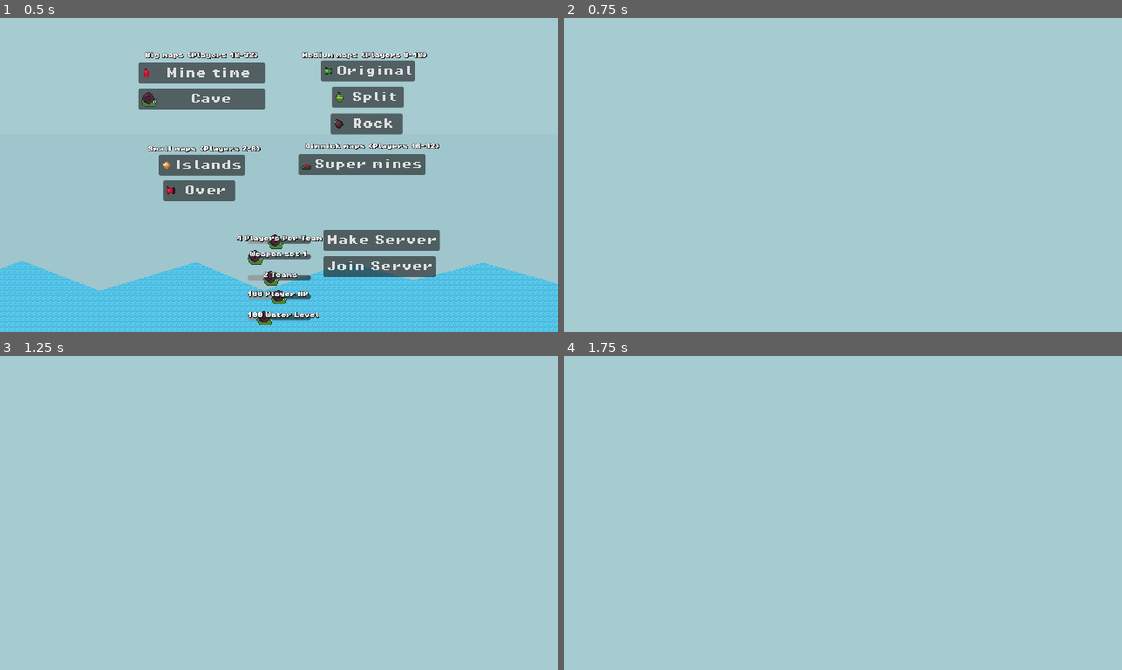
Above: before the commit, frames 1-4 (two rows, left to right).
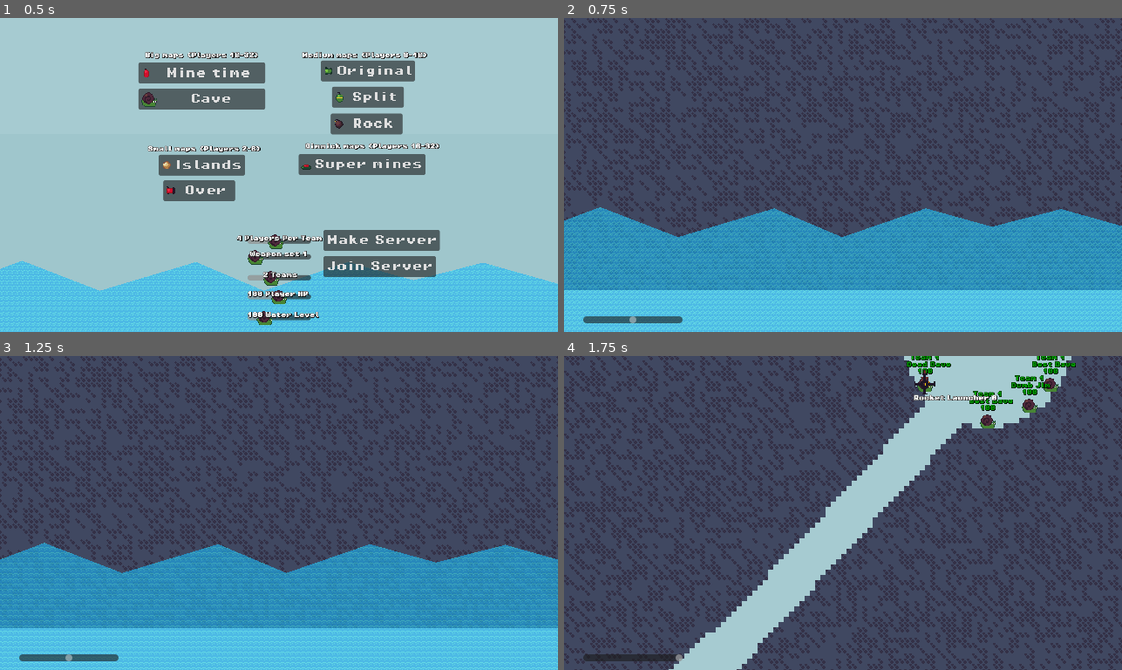
Above: after the commit, the same moments.

Repository: codingbanana21/Snail-Wars
Game: Godot game, scene res://scenes/main_menu.tscn
Same seed, same stepped clock (60 frames per second), same inputs: the game is played once before the commit and once after it.
Inputs (mouse positions are in pixels of both pictures, inside the frame that each line leads up to):
- Up to frame 1 (0.5 s): no input
- Up to frame 2 (0.75 s): click "Mine time" at 0.5 s
- Up to frame 3 (1.25 s): no input
- Up to frame 4 (1.75 s): tap Enter (skip) at 1.25 s; move the mouse to (965, 497) at 1.27 s; press the mouse at (965, 497) at 1.28 s; hold D (right) from 1.28 s (still down); tap W (jump) at 1.52 s

Frame 1 is identical in both runs. In frame 2, 100% of the frame differs, in the area x 0-100%, y 0-100%; in frame 3, 100%; in frame 4, 88%.

Commit message:
Singal player

Diff:
--- a/scripts/Globals.gd
+++ b/scripts/Globals.gd
@@ -6,9 +6,10 @@
 var number_of_teams: int = 2
 var player_hp: int = 100
 var water_level: int = -100
+var is_multiplayer: bool = false
 var wind: int = 0
 var teams_weapons: Array[Array]
-var map: String
+var map: String = "1m"
 
 
 @rpc("any_peer", "call_local", "reliable")
--- a/scripts/map.gd
+++ b/scripts/map.gd
@@ -18,7 +18,10 @@
 	multiplayer_spawner.spawn_function = add_player
 
 	if is_multiplayer_authority():
-		remote_id = multiplayer.get_peers()[0]
+		if Globals.is_multiplayer:
+			remote_id = multiplayer.get_peers()[0]
+		else:
+			remote_id = 1
 
 	Globals.team_turn = randi_range(0, Globals.number_of_teams)
 	image.texture = load("res://maps/map_"+Globals.map+".png")
--- a/scripts/menu.gd
+++ b/scripts/menu.gd
@@ -39,7 +39,7 @@
 	weapons_label.text = "Weapon set "+str(int(weapons_h_slider.value))
 
 
-func load_map(inputs: Dictionary = {"map":"m1"}):
+func load_map(inputs: Dictionary = {"multiplayer":false,"map":"m1"}):
 	Globals.map = inputs["map"]
 
 	if int(weapons_h_slider.value) == 1:
@@ -58,7 +58,12 @@
 	menu.hide()
 	Mouse.can_move = true
 	var map_file = preload("res://maps/map.tscn").instantiate()
-	return map_file
+
+	if inputs["multiplayer"]:
+		Globals.is_multiplayer = true
+		return map_file
+	else:
+		add_child(map_file)
 
 
 func _on_server_pressed() -> void:
@@ -66,7 +71,7 @@
 	multiplayer.multiplayer_peer = peer
 	multiplayer.peer_connected.connect(
 		func(_id):
-			multiplayer_spawner.spawn({"map":"m1"})
+			multiplayer_spawner.spawn({"multiplayer":true,"map":"m1"})
 	)
 
 
@@ -81,32 +86,31 @@
 
 
 func _on_b_1_button_pressed() -> void:
-	load_map({"map":"b1"})
+	load_map({"multiplayer":false,"map":"b1"})
 
 
-#func _on_m_1_button_pressed() -> void:
-	#load_map("m1")
-#
-#
-#func _on_m_2_button_pressed() -> void:
-	#load_map("m2")
-#
-#
-#func _on_b_2_button_pressed() -> void:
-	#load_map("b2")
-#
-#
-#func _on_m_3_button_pressed() -> void:
-	#load_map("m3")
-#
-#
-#func _on_s_1_button_pressed() -> void:
-	#load_map("s1")
-#
-#
-#func _on_s_2_button_pressed() -> void:
-	#load_map("s2")
-#
-#
-#func _on_g_1_button_pressed() -> void:
-	#load_map("g1")
+func _on_b_2_button_pressed() -> void:
+	load_map({"multiplayer":false,"map":"b2"})
+
+
+func _on_m_1_button_pressed() -> void:
+	load_map({"multiplayer":false,"map":"m1"})
+
+func _on_m_2_button_pressed() -> void:
+	load_map({"multiplayer":false,"map":"m2"})
+
+
+func _on_m_3_button_pressed() -> void:
+	load_map({"multiplayer":false,"map":"m3"})
+
+
+func _on_s_1_button_pressed() -> void:
+	load_map({"multiplayer":false,"map":"s1"})
+
+
+func _on_s_2_button_pressed() -> void:
+	load_map({"multiplayer":false,"map":"s2"})
+
+
+func _on_g_1_button_pressed() -> void:
+	load_map({"multiplayer":false,"map":"g1"})
